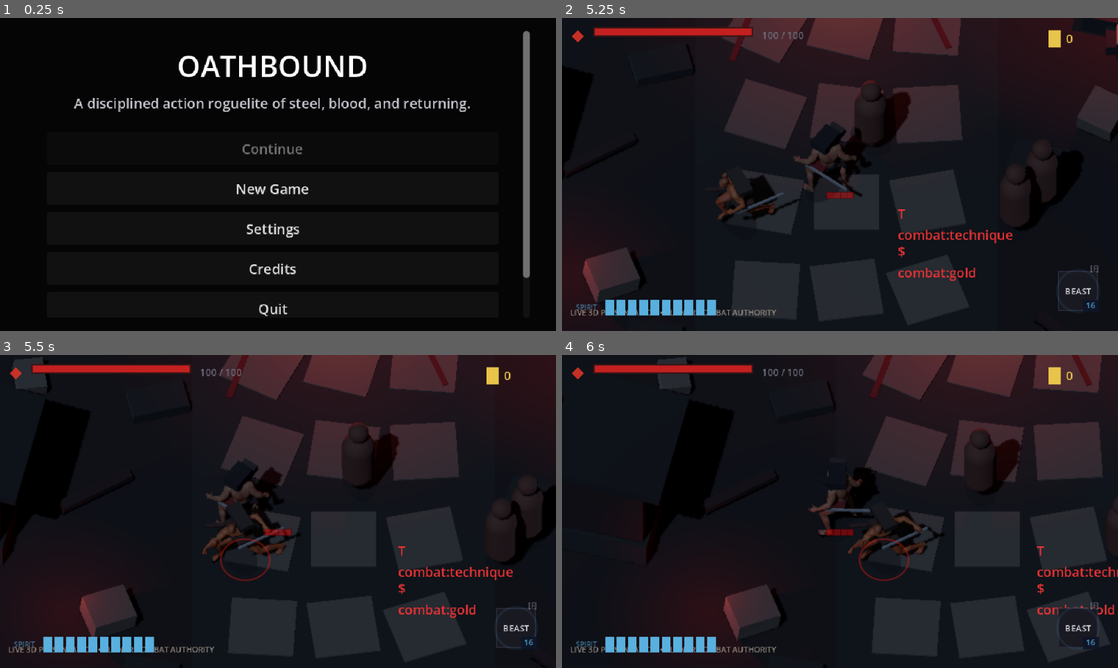
Above: before the commit, frames 1-4 (two rows, left to right).
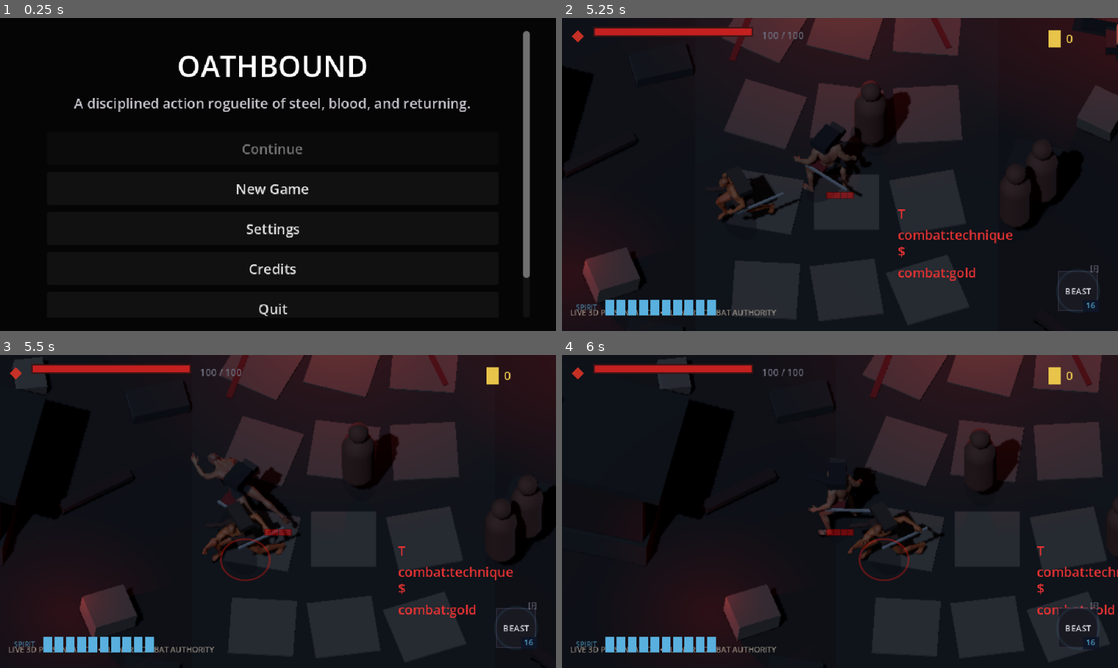
Above: after the commit, the same moments.

Repository: seancl8611/oathbound
Game: Godot game, scene res://TitleScreen/menu.tscn
Same seed, same stepped clock (60 frames per second), same inputs: the game is played once before the commit and once after it. Sound files missing from this copy of the repository are replaced by a short silence.
Inputs (mouse positions are in pixels of both pictures, inside the frame that each line leads up to):
- Up to frame 1 (0.25 s): no input
- Up to frame 2 (5.25 s): click "New Game" at 0.5 s; click "Slot 1 • 0h 00m First Attempt…" at 1.25 s; click "Cancel" at 2 s; click "Slot 2 Empty" at 2.75 s; tap Enter (ui_accept) at 3.5, 3.77 s; move the mouse to (812, 237) at 3.52 s; press the mouse at (812, 237) at 3.53 s; hold W (up) 3.53-4.25 s; tap Space (dash) at 3.8 s; release the mouse at (812, 237) at 4.25 s; drag from (1006, 221) to (656, 243) at 4.27 s; move the mouse to (673, 127) at 5.02 s; press the mouse at (673, 127) at 5.03 s; hold A (left) from 5.03 s (still down)
- Up to frame 3 (5.5 s): keep holding A (left); tap Space (dash) at 5.3 s
- Up to frame 4 (6 s): release A (left) at 5.75 s; release the mouse at (673, 464) at 5.75 s; drag from (867, 511) to (1112, 561) at 5.77 s

Frames 1-2 are identical in both runs. In frame 3, 0.8% of the frame differs, in the area x 34-54%, y 31-60%; in frame 4, nothing differs.

Commit message:
Mirror authoritative dash state in curated humanoids

Diff:
--- a/game/oathbound/Regions/Hushiro/Presentation3D/HushiroCuratedActorVisual.gd
+++ b/game/oathbound/Regions/Hushiro/Presentation3D/HushiroCuratedActorVisual.gd
@@ -7,7 +7,8 @@
 ## Priority remains:
 ##   final role-specific GLB -> curated CC0 humanoid -> procedural fallback.
 ## The authoritative CharacterBody2D still owns every gameplay decision. Imported attack
-## animation is sampled from the existing 2D action progress; it never owns hit timing.
+## animation is sampled from the existing 2D action progress; dash/locomotion only mirror
+## source state and never own movement, invulnerability, hit timing, or root motion.
 
 const CURATED_HUMANOID_PATH := "res://Art3D/ThirdParty/Quaternius/UniversalBaseCharacters/superhero_male_reference.glb"
 const CURATED_ANIMATION_LIBRARY_PATH := "res://Art3D/ThirdParty/Quaternius/UniversalAnimationLibrary/universal_animation_library.glb"
@@ -30,6 +31,7 @@
 var _curated_animation_discarded_tracks := 0
 var _curated_idle_clip := StringName()
 var _curated_locomotion_clip := StringName()
+var _curated_dash_clip := StringName()
 var _curated_attack_clip := StringName()
 var _curated_hurt_clip := StringName()
 var _curated_death_clip := StringName()
@@ -90,9 +92,12 @@
 		"discarded_tracks": _curated_animation_discarded_tracks,
 		"idle_clip": str(_curated_idle_clip),
 		"locomotion_clip": str(_curated_locomotion_clip),
+		"dash_clip": str(_curated_dash_clip),
 		"attack_clip": str(_curated_attack_clip),
 		"hurt_clip": str(_curated_hurt_clip),
 		"death_clip": str(_curated_death_clip),
+		"dash_mode": "authored_clip" if _curated_dash_clip != StringName() else "locomotion_lean_fallback",
+		"attack_mode": "authored_source_progress" if _curated_attack_clip != StringName() else "manual_source_progress",
 	}
 
 
@@ -140,8 +145,15 @@
 		_sync_curated_pose()
 
 	print(
-		"[HushiroCuratedActorVisual] %s using verified CC0 humanoid tier (%d bones) animation=%s clips=%d"
-		% [actor_role, skeleton.get_bone_count(), get_animation_tier(), _curated_animation_clip_count]
+		"[HushiroCuratedActorVisual] %s using verified CC0 humanoid tier (%d bones) animation=%s clips=%d dash=%s attack=%s"
+		% [
+			actor_role,
+			skeleton.get_bone_count(),
+			get_animation_tier(),
+			_curated_animation_clip_count,
+			str(get_curated_animation_state_for_test().get("dash_mode", "")),
+			str(get_curated_animation_state_for_test().get("attack_mode", "")),
+		]
 	)
 	return true
 
@@ -154,6 +166,7 @@
 	_curated_animation_discarded_tracks = 0
 	_curated_idle_clip = StringName()
 	_curated_locomotion_clip = StringName()
+	_curated_dash_clip = StringName()
 	_curated_attack_clip = StringName()
 	_curated_hurt_clip = StringName()
 	_curated_death_clip = StringName()
@@ -190,13 +203,14 @@
 	_curated_animation_clip_count = runtime_library.get_animation_list().size()
 	_curated_idle_clip = _select_semantic_clip(runtime_library, ["idle", "stand", "breath"])
 	_curated_locomotion_clip = _select_semantic_clip(runtime_library, ["run", "jog", "walk", "locomotion", "move"])
+	_curated_dash_clip = _select_semantic_clip(runtime_library, ["dash", "dodge", "roll", "evade"])
 	_curated_attack_clip = _select_semantic_clip(runtime_library, ["sword", "attack", "slash", "melee", "strike"])
 	_curated_hurt_clip = _select_semantic_clip(runtime_library, ["hurt", "hit", "impact", "stagger"])
 	_curated_death_clip = _select_semantic_clip(runtime_library, ["death", "die", "dead"])
 
 	# Idle and locomotion are required for the authored library to become authoritative.
-	# Combat-specific clips remain optional because the deterministic manual attack pose is
-	# a safer fallback than allowing a decorative animation to invent combat timing.
+	# Action-specific clips remain optional because deterministic source-state fallbacks are
+	# safer than allowing decorative animation to invent dash or attack timing.
 	if _curated_idle_clip == StringName() or _curated_locomotion_clip == StringName():
 		player.queue_free()
 		_curated_animation_player = null
@@ -269,6 +283,7 @@
 	if not _curated_model_active:
 		super._sync_external_animation(speed)
 		return
+	_reset_curated_model_transform()
 	if _curated_animation_library_active and _sync_curated_library_animation(speed):
 		return
 	_sync_curated_pose()
@@ -281,6 +296,7 @@
 	var source_animation := _source_animation_name()
 	var dead := _source_dead() or source_animation.contains("death")
 	var hurt := _contains_any(source_animation, ["hurt", "stagger", "parried", "hit"])
+	var dashing := _contains_any(source_animation, ["dash", "dodge", "roll", "evade"])
 	var attacking := _source_attack_active() or _contains_any(source_animation, ["attack", "slash", "cleave", "thrust", "counter"])
 
 	if dead:
@@ -293,6 +309,16 @@
 			_play_curated_clip(_curated_hurt_clip, 1.0, false)
 			return true
 		return false
+	if dashing:
+		if _curated_dash_clip != StringName():
+			_play_curated_clip(_curated_dash_clip, 1.35, false)
+		else:
+			# The movement controller remains authoritative. This fallback simply gives the
+			# 0.3s source dash a lower/faster silhouette when the library has no dash clip.
+			_play_curated_clip(_curated_locomotion_clip, 1.85, false)
+			_curated_model.rotation.x = _curated_base_rotation.x - 0.20
+			_curated_model.position.y = _curated_base_position.y - 0.035
+		return true
 	if attacking:
 		if _curated_attack_clip == StringName():
 			return false
@@ -326,6 +352,13 @@
 	if _curated_animation_player == null or clip == StringName():
 		return null
 	return _curated_animation_player.get_animation(clip)
+
+
+func _reset_curated_model_transform() -> void:
+	if _curated_model == null:
+		return
+	_curated_model.position = _curated_base_position
+	_curated_model.rotation = _curated_base_rotation
 
 
 func _find_skeleton(node: Node) -> Skeleton3D:
@@ -409,8 +442,7 @@
 	if _curated_animation_player != null:
 		_curated_animation_player.stop()
 	_curated_last_clip = StringName()
-	_curated_model.position = _curated_base_position
-	_curated_model.rotation = _curated_base_rotation
+	_reset_curated_model_transform()
 	for bone_name: Variant in _curated_base_pose_rotations.keys():
 		var bone_index := _curated_skeleton.find_bone(str(bone_name))
 		if bone_index >= 0:
@@ -441,6 +473,7 @@
 	var source_animation := _source_animation_name()
 	var dead := _source_dead() or source_animation.contains("death")
 	var hurt := _contains_any(source_animation, ["hurt", "stagger", "parried"])
+	var dashing := _contains_any(source_animation, ["dash", "dodge", "roll", "evade"])
 	var attacking := _source_attack_active() or _contains_any(source_animation, ["attack", "slash", "cleave", "thrust", "counter"])
 	var speed := _source_velocity().length()
 
@@ -451,6 +484,15 @@
 	if hurt:
 		_apply_bone_rotation("spine_03", Vector3.RIGHT, -0.22)
 		_apply_bone_rotation("pelvis", Vector3.FORWARD, sin(_motion_phase * 1.4) * 0.08)
+		return
+	if dashing:
+		# Manual fallback still mirrors source movement; it only changes the rendered pose.
+		_curated_model.rotation.x -= 0.20
+		_curated_model.position.y -= 0.035
+		var dash_stride := sin(_motion_phase * 1.45)
+		_apply_bone_rotation("thigh_l", Vector3.RIGHT, dash_stride * 0.52)
+		_apply_bone_rotation("thigh_r", Vector3.RIGHT, -dash_stride * 0.52)
+		_apply_bone_rotation("spine_03", Vector3.RIGHT, -0.12)
 		return
 	if attacking:
 		var progress := clampf(_source_action_progress(), 0.0, 1.0)
